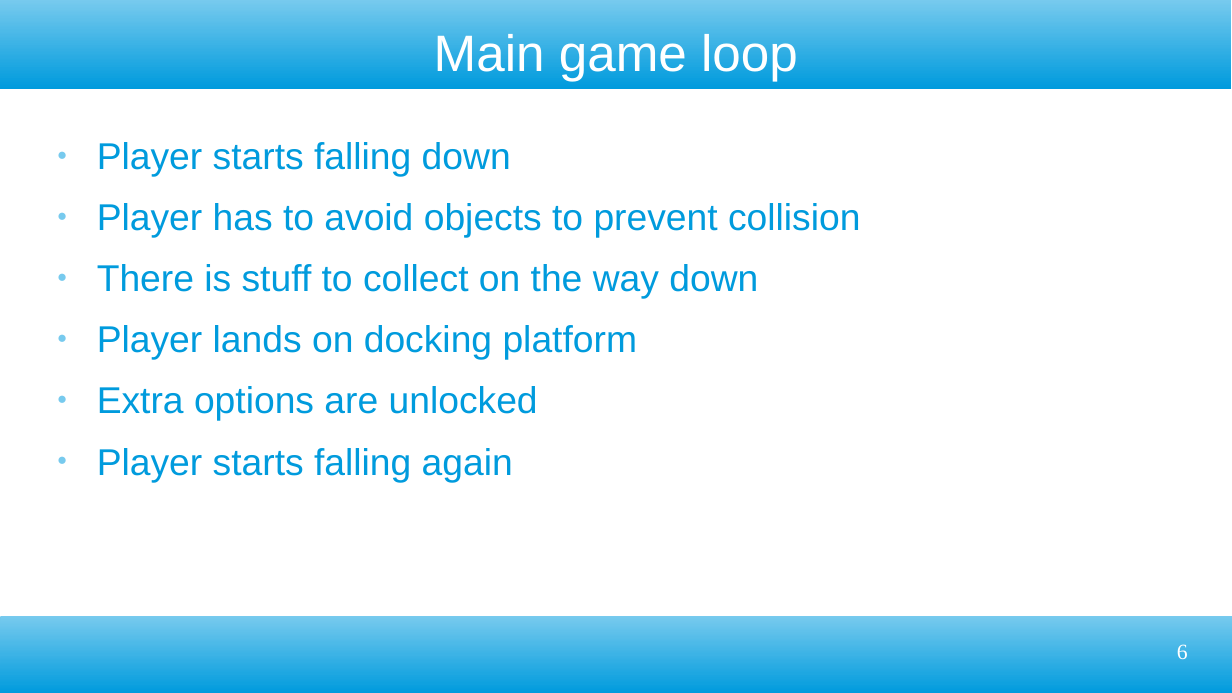
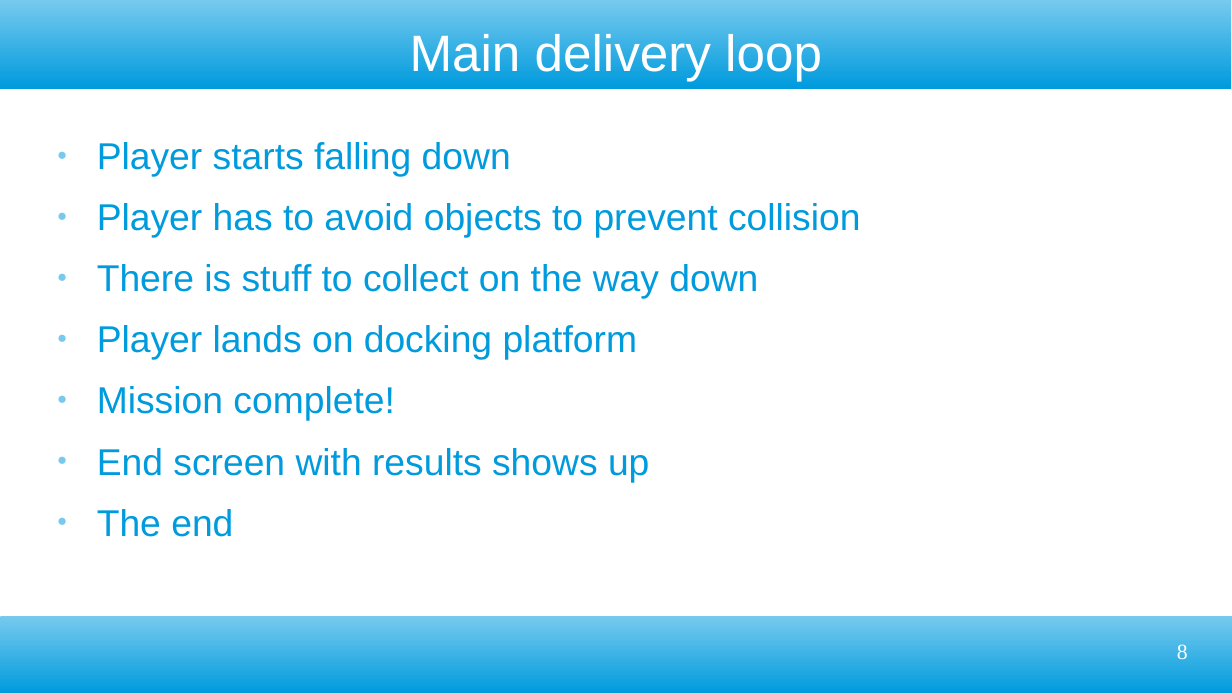
Before and after one commit to ktosox/GWJ77-Metamorphosis, a slide deck: slide 8 of GDD.odp (slide 6 before the commit). Drawn at 1232x693 pixels with LibreOffice and Linux fonts; fonts in the diff are those of the drawing. Boxes give left, top, right and bottom in pixels: in the first picture for what was removed or moved away, otherwise in the second. Text is boxed around its words. In the diff, an @@ line names an element or a change of style, - is before the commit and + after.

```diff
--- a/GDD.odp
+++ b/GDD.odp
@@ title at (410,34,822,81): text changed @@
-Main game loop
+Main delivery loop
@@ text at (97,386,649,537): text changed @@
-● Extra options are unlocked
-● Player starts falling again
+● Mission complete!
+● End screen with results shows up
+● The end
@@ page number at (1177,644,1188,659): text changed @@
-6
+8
```
Also in this commit, not shown: 2 other slides changed, 3 slides added, 1 slide removed, 20 other files.
